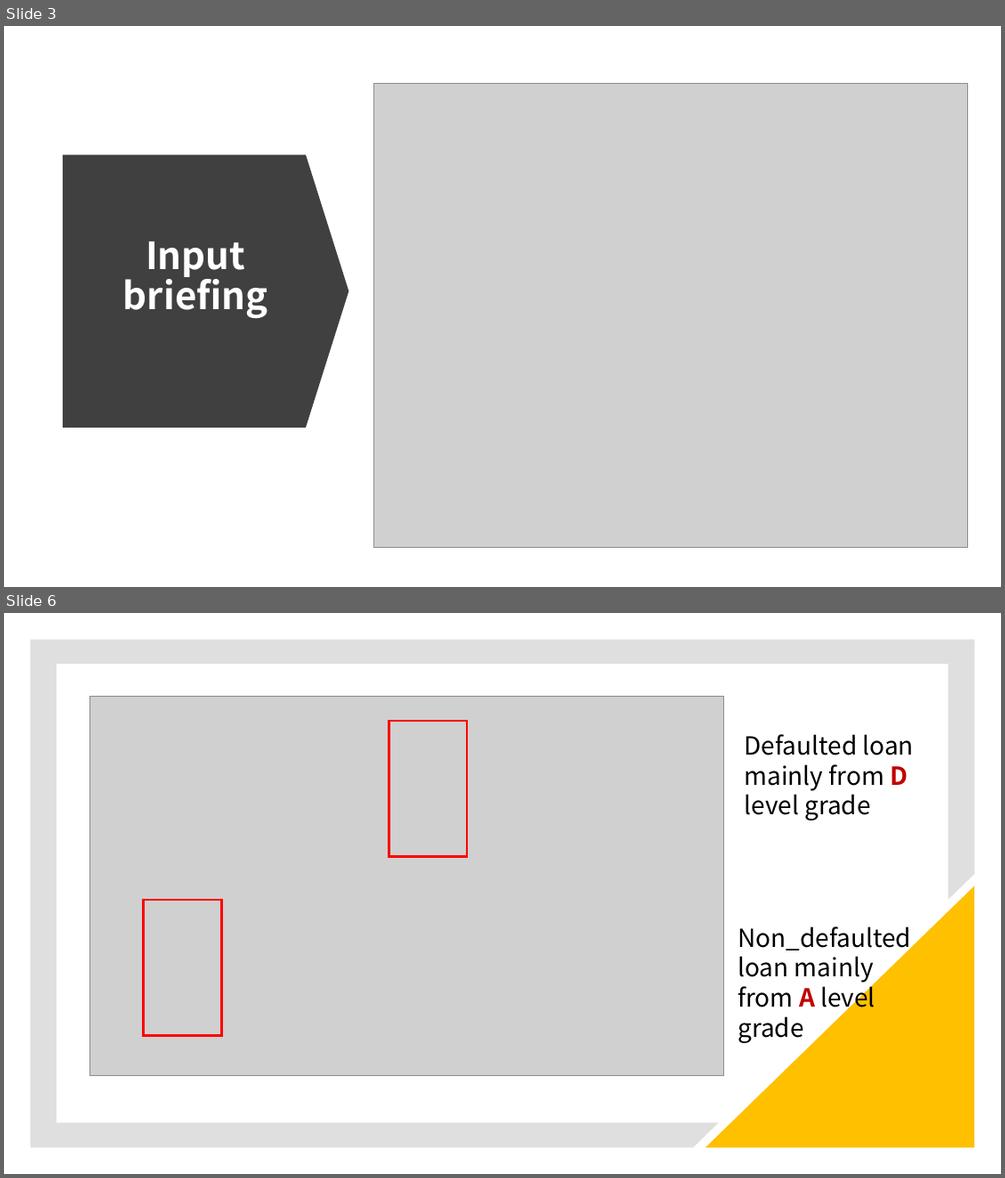
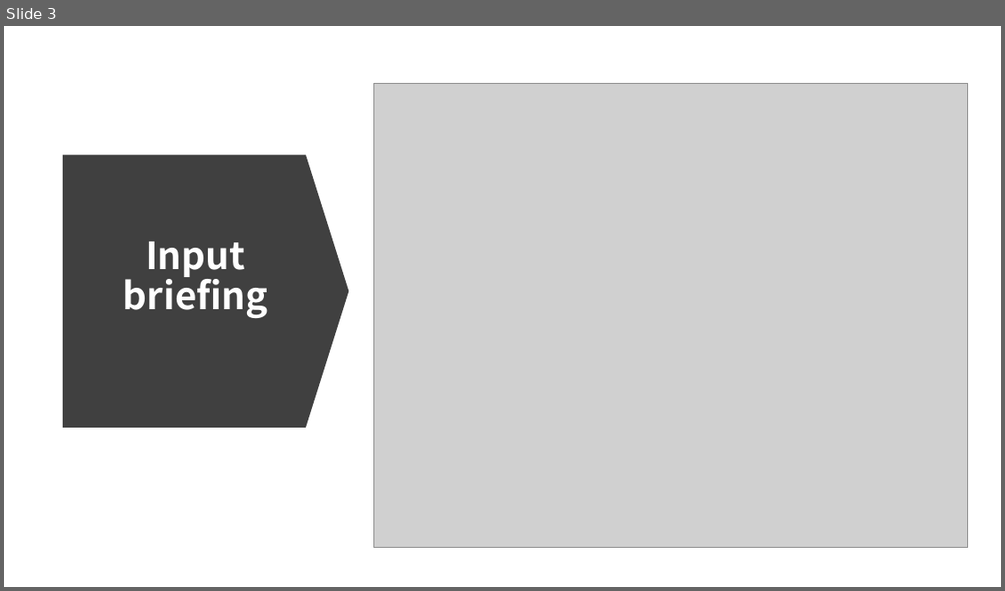
Before and after one commit to Shinan-tech/Credit_default, a slide deck: Default prediction model.pptx. Shown one above the other, each under a label of ours: slides 3 and 6 before the commit, slide 3 after it; the slides between them are not shown. The pictures are 1005x1178 and 1005x591 pixels, drawn with LibreOffice and Linux fonts; fonts in the diff are those of the drawing; grey boxes stand for pictures. Boxes give left, top, right and bottom in pixels: in the first picture for what was removed or moved away, otherwise in the second. Text is boxed around its words. In the diff, an @@ line names an element or a change of style, - is before the commit and + after.

```diff
--- a/Default prediction model.pptx
+++ b/Default prediction model.pptx
@@ slide 6 removed at (4,613,1001,1174), background #FFFFFF @@
@@ freeform shape removed at (30,639,975,1148) @@
@@ picture removed at (90,696,723,1076) @@
@@ rectangle removed at (389,721,467,856) @@
@@ text removed at (744,734,914,820) @@
-Defaulted loan mainly from D level grade
@@ rectangle removed at (144,900,222,1036) @@
@@ right triangle removed at (705,886,975,1148) @@
@@ text removed at (737,926,911,1043) @@
-Non_defaulted loan mainly from A level grade
```
Also in this commit, not shown: 4 other slides removed, 2 other files.
